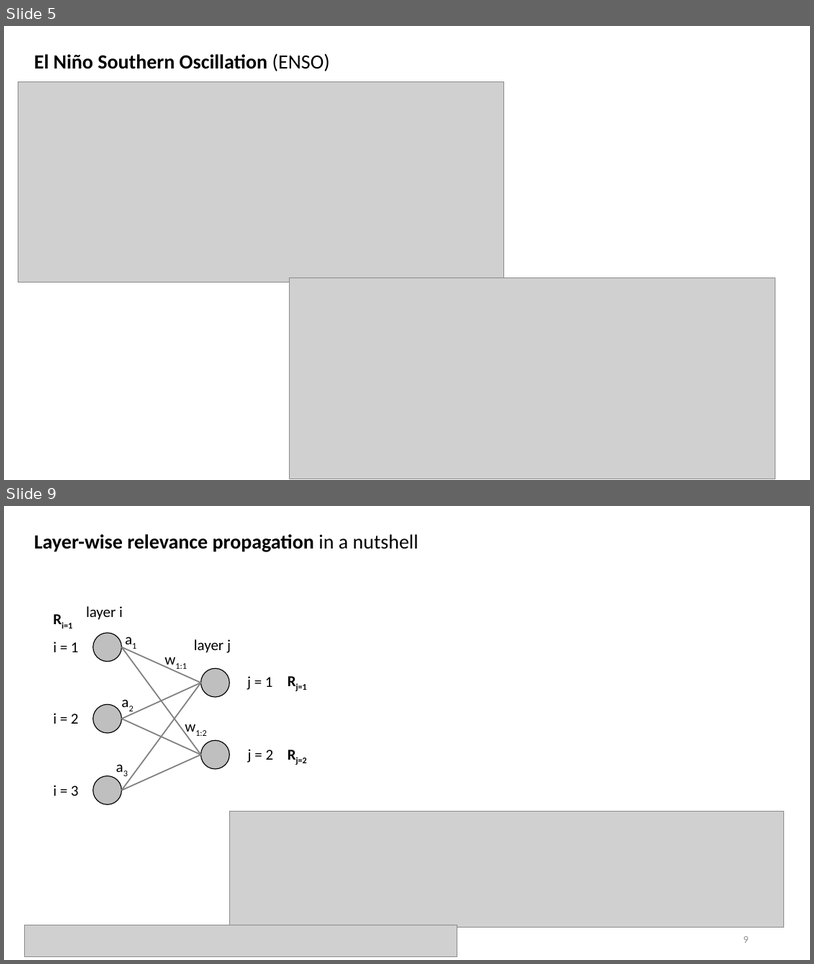
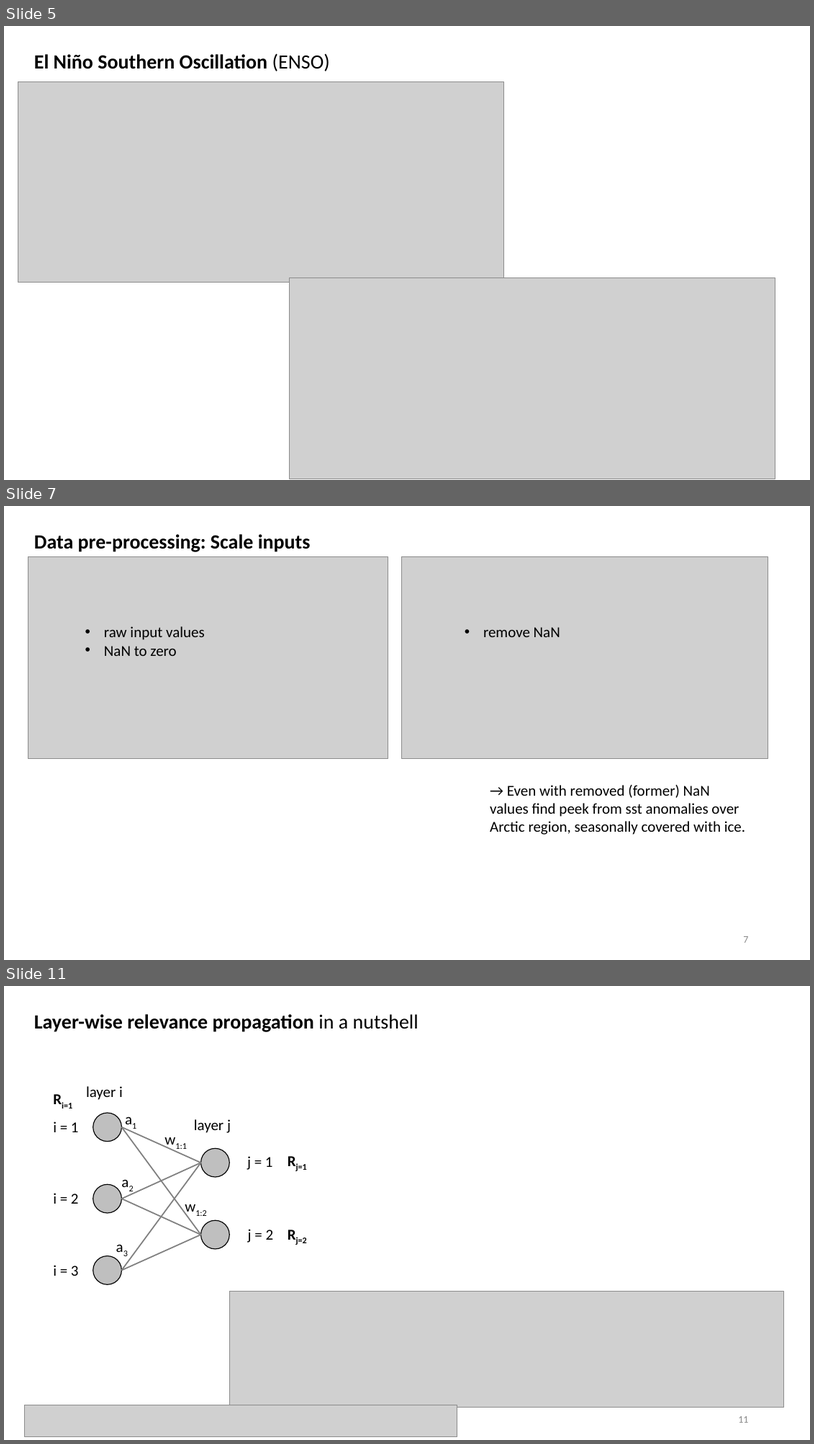
Before and after one commit to MarcoLandtHayen/EchoStateNetworks, a slide deck: ESN_exp09_Classification_LRP.pptx. Shown one above the other, each under a label of ours: slides 5 and 9 before the commit, slides 5, 7 and 11 after it; the slides between them are not shown. The pictures are 814x964 and 814x1444 pixels, drawn with LibreOffice and Linux fonts; fonts in the diff are those of the drawing; grey boxes stand for pictures. Boxes give left, top, right and bottom in pixels: in the first picture for what was removed or moved away, otherwise in the second. Text is boxed around its words. In the diff, an @@ line names an element or a change of style, - is before the commit and + after.

Commit message:
startet new notebook as part4 of ESN_exp09_Classification_LRP, revising and refactoring data pre-processing, then summarized interim results in some ppt slides and updated README

```diff
--- a/ESN_exp09_Classification_LRP.pptx
+++ b/ESN_exp09_Classification_LRP.pptx
@@ slide 7 added at bbox=[4, 506, 810, 960], background #FFFFFF @@
@@ text added at bbox=[34, 534, 311, 552], 24 pt, text #000000, bold @@
+Data pre-processing: Scale inputs
@@ picture added at bbox=[28, 557, 388, 758] @@
@@ picture added at bbox=[401, 556, 768, 758] @@
@@ text added at bbox=[104, 626, 205, 656], 18 pt, text #000000 @@
+• raw input values
+• NaN to zero
@@ text added at bbox=[484, 627, 561, 637], 18 pt, text #000000 @@
+• remove NaN
@@ text added at bbox=[490, 785, 746, 834], 18 pt, text #000000 @@
+→ Even with removed (former) NaN values find peek from sst anomalies over Arctic region, seasonally covered with ice.
@@ page number added at bbox=[743, 936, 748, 942], 12 pt, text #8C8C8C @@
+7
@@ what was slide 9 is now slide 11 @@
@@ page number at bbox=[738, 1416, 748, 1422]: text changed @@
-9
+11
```
Also in this commit, not shown: 11 slides changed, 4 other slides added, 4 other files.
